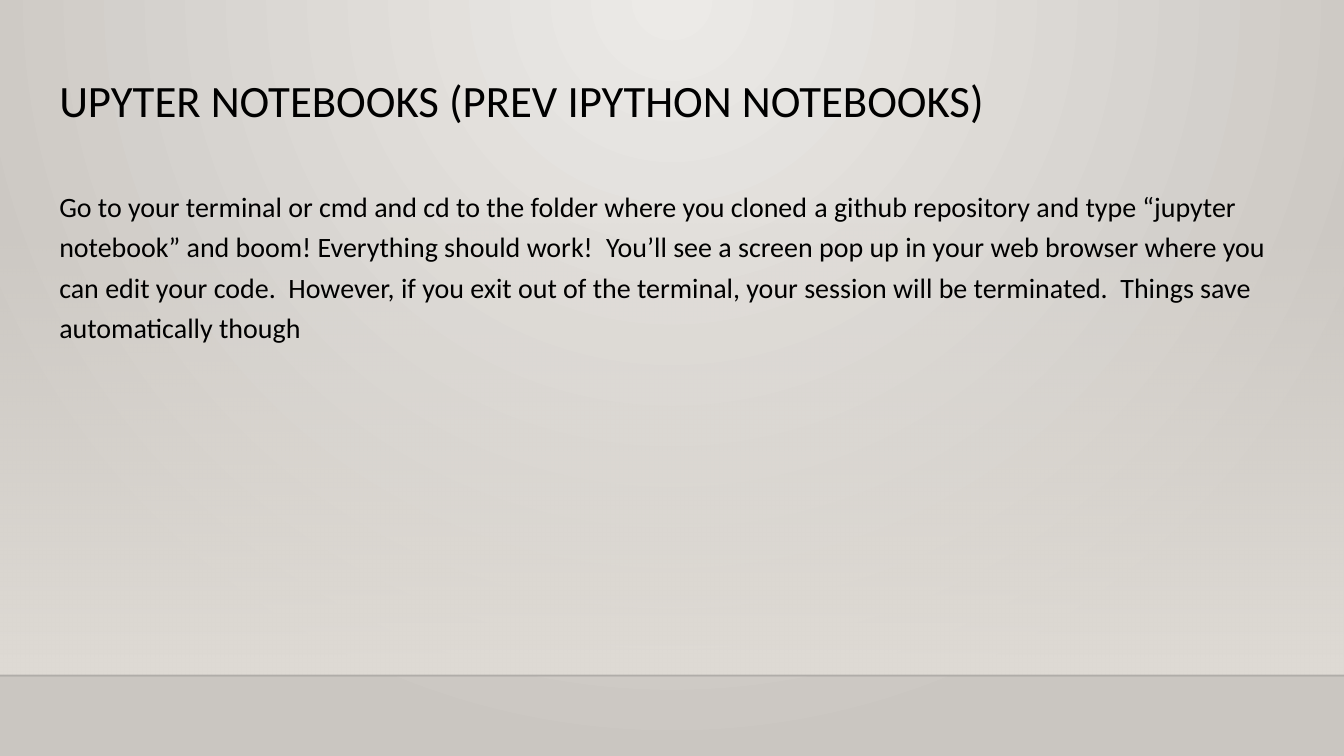
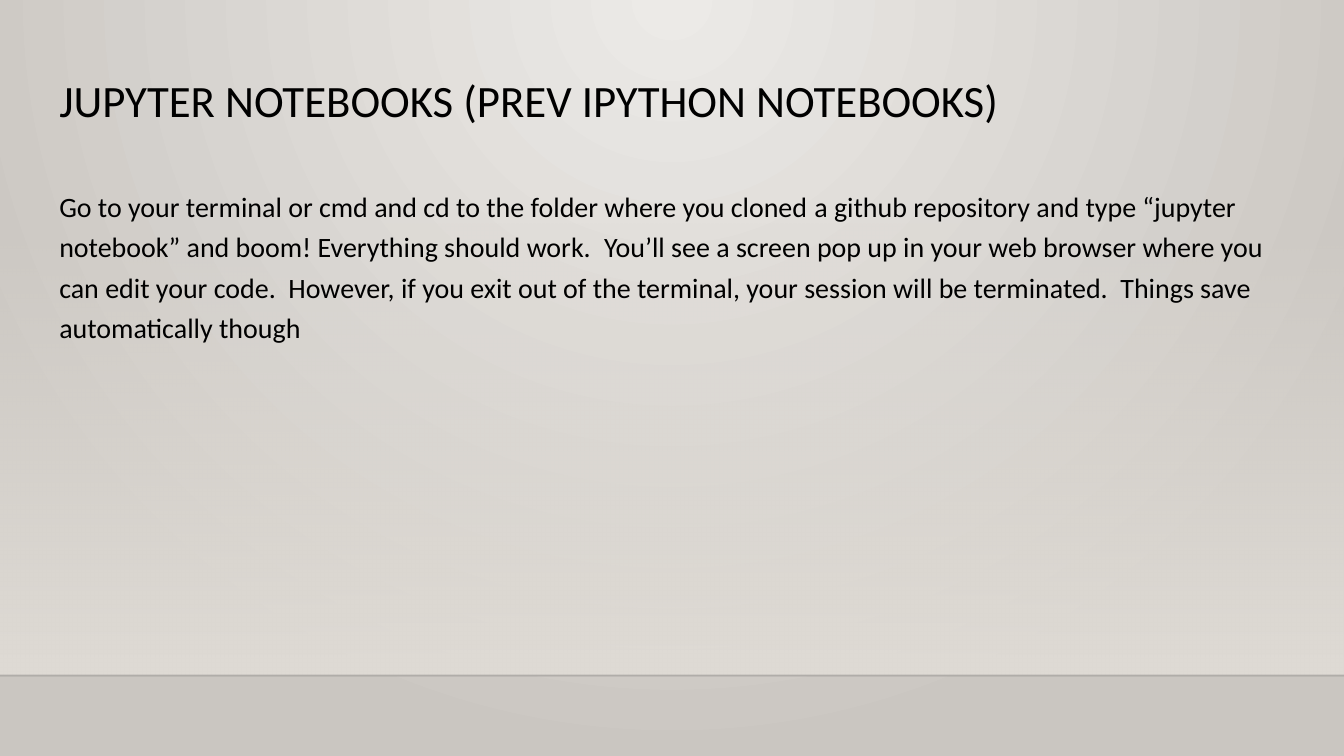
Before and after one commit to ecpease/FriPy, a slide deck: slide 13 of how_to_python.pptx. Drawn at 1344x756 pixels with LibreOffice and Linux fonts; fonts in the diff are those of the drawing; background and template pictures are left out. Boxes give left, top, right and bottom in pixels: in the first picture for what was removed or moved away, otherwise in the second. Text is boxed around its words. In the diff, an @@ line names an element or a change of style, - is before the commit and + after.

```diff
--- a/how_to_python.pptx
+++ b/how_to_python.pptx
@@ title at (x1=59, y1=84, x2=998, y2=123): text changed @@
-UPYTER NOTEBOOKS (PREV IPYTHON NOTEBOOKS)
+JUPYTER NOTEBOOKS (PREV IPYTHON NOTEBOOKS)
@@ text at (x1=59, y1=197, x2=1263, y2=343): text changed @@
-Go to your terminal or cmd and cd to the folder where you cloned a github repository and type “jupyter notebook” and boom! Everything should work! You’ll see a screen pop up in your web browser where you can edit your code. However, if you exit out of the terminal, your session will be terminated. Things save automatically though
+Go to your terminal or cmd and cd to the folder where you cloned a github repository and type “jupyter notebook” and boom! Everything should work. You’ll see a screen pop up in your web browser where you can edit your code. However, if you exit out of the terminal, your session will be terminated. Things save automatically though
```
Also in this commit, not shown: 4 other slides changed, 1 slide removed, 1 other file.
